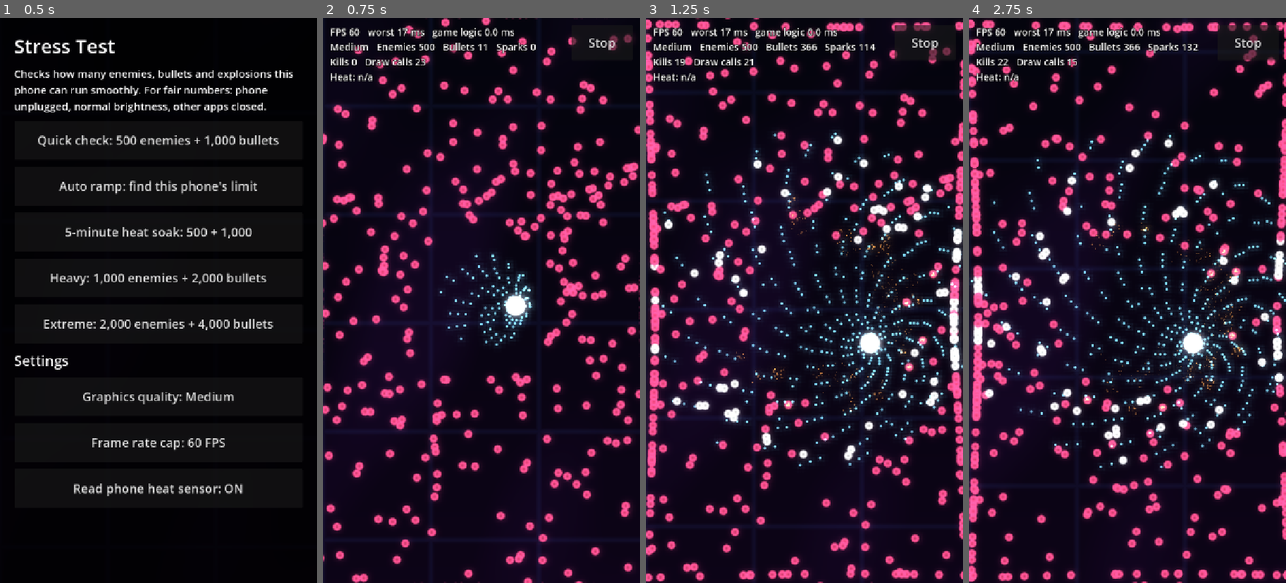
Above: before the commit, frames 1-4 (left to right).
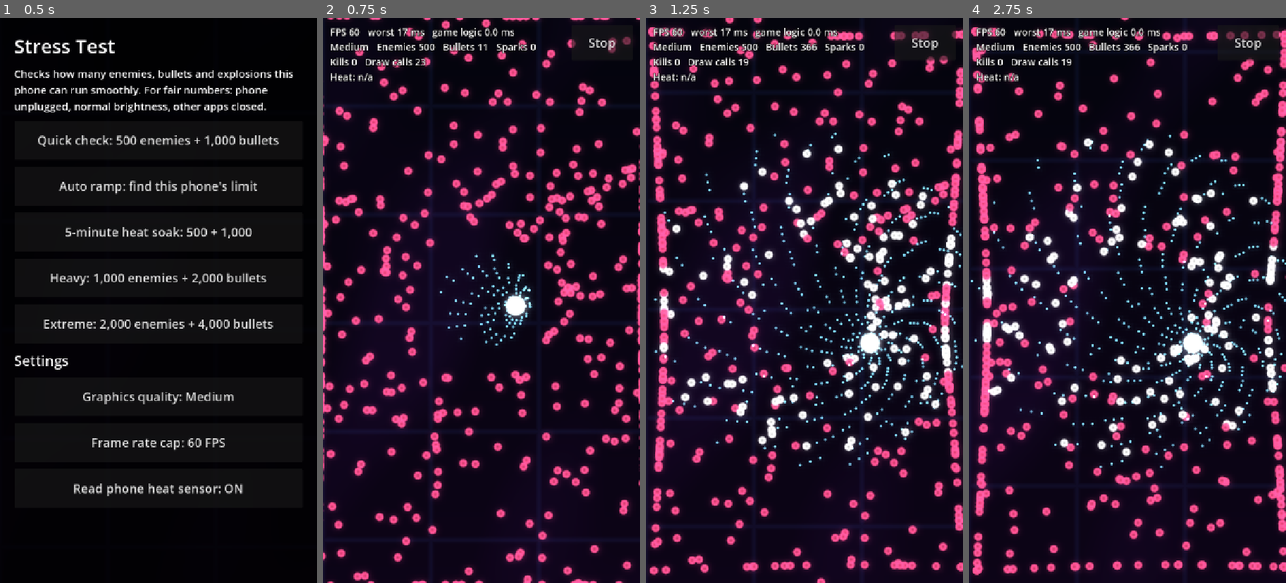
Above: after the commit, the same moments.

Repository: sachinpant3572/privateRepo
Game: Godot game, scene res://main.tscn
The game is run twice, just before and just after one commit, with the same random seed, the same clock (stepped at 60 frames per second) and the same inputs.
Inputs:
- Up to frame 1 (0.5 s): no input
- Up to frame 2 (0.75 s): click "Quick check: 500 enemies + 1,…" at 0.5 s
- Up to frame 3 (1.25 s): no input
- Up to frame 4 (2.75 s): click "Stop" at 1.25 s; click "Quick check: 500 enemies + 1,…" at 2 s

Frame 1 is identical in both runs. In frame 2, 12% of the frame differs, in the area x 0-100%, y 0-100%; in frame 3, 27%; in frame 4, 25%.

Commit message:
Stress test: tune Ultra look from the first screenshots
Fringing and shake were maxed out all the time (about 1,500 kills a
second each adding shake), and overlapping bullets blew the glow out to
white. Lower per-kill shake, fringing and glow strength. Enemies now have
24 HP and move faster, so they push into the screen and explode in view
instead of dying at the edges. Smoke and screenshot runs last longer to
include kills.

Co-Authored-By: Claude Opus 5.5 <noreply@anthropic.com>
Claude-Session: https://claude.ai/code/session_016KD5VdDb5q589jPZWgoF3X

Diff:
--- a/games/stress-test/fx.gd
+++ b/games/stress-test/fx.gd
@@ -9,13 +9,13 @@
 
 const TIERS := {
 	"Low": {"glow": 0.0, "glow_strength": 0.0, "trails": false, "sparks": 4, "rings": 0, "background": 0.0, "post": false, "fps_cap": 30},
-	"Medium": {"glow": 0.35, "glow_strength": 0.9, "trails": false, "sparks": 6, "rings": 0, "background": 0.5, "post": false, "fps_cap": 60},
-	"High": {"glow": 0.5, "glow_strength": 1.1, "trails": true, "sparks": 10, "rings": 150, "background": 1.0, "post": false, "fps_cap": 60},
-	"Ultra": {"glow": 1.0, "glow_strength": 1.3, "trails": true, "sparks": 16, "rings": 400, "background": 1.0, "post": true, "fps_cap": 0},
+	"Medium": {"glow": 0.35, "glow_strength": 0.7, "trails": false, "sparks": 6, "rings": 0, "background": 0.5, "post": false, "fps_cap": 60},
+	"High": {"glow": 0.5, "glow_strength": 0.8, "trails": true, "sparks": 10, "rings": 150, "background": 1.0, "post": false, "fps_cap": 60},
+	"Ultra": {"glow": 1.0, "glow_strength": 0.9, "trails": true, "sparks": 16, "rings": 400, "background": 1.0, "post": true, "fps_cap": 0},
 }
 const ORDER := ["Low", "Medium", "High", "Ultra"]
-const ABERRATION := 0.004
-const ABERRATION_SHAKE := 0.05
+const ABERRATION := 0.0025
+const ABERRATION_SHAKE := 0.01
 
 var tier: Dictionary = TIERS["Ultra"]
 var glow_scale := 0.0
--- a/games/stress-test/main.gd
+++ b/games/stress-test/main.gd
@@ -9,9 +9,11 @@
 const ENEMY_RADIUS := 11.0
 const BULLET_RADIUS := 4.0
 const PARTICLE_RADIUS := 3.0
-const ENEMY_SPEED := 60.0
-const ENEMY_HP := 3
-const HIT_COOLDOWN := 0.08
+const ENEMY_SPEED := 90.0
+# Enough health that enemies push into the screen before dying, so the
+# explosions happen in view rather than at the edges.
+const ENEMY_HP := 24
+const HIT_COOLDOWN := 0.1
 const BULLET_SPEED := 560.0
 const BULLET_LIFE := 1.5
 const BULLET_STREAMS := 6
@@ -139,8 +141,8 @@
 	smoke = "--smoke" in args or shots_dir != ""
 	world = Node2D.new()
 	add_child(world)
-	enemy_mm = _make_layer(_circle_texture(64, 0.62, 0.35), ENEMY_RADIUS, false, Color(0.35, 0.35, 0.35))
-	bullet_mm = _make_layer(_circle_texture(32, 0.35, 0.0), BULLET_RADIUS, true, Color.WHITE)
+	enemy_mm = _make_layer(_circle_texture(64, 0.62, 0.35), ENEMY_RADIUS, false, Color(0.45, 0.45, 0.45))
+	bullet_mm = _make_layer(_circle_texture(32, 0.35, 0.0), BULLET_RADIUS, true, Color(0.5, 0.5, 0.5))
 	particle_mm = _make_layer(_circle_texture(16, 0.0, 0.0), PARTICLE_RADIUS, true, Color.WHITE)
 	ring_mm = _make_layer(_ring_texture(64), RING_RADIUS, true, Color.WHITE)
 	player_sprite = Sprite2D.new()
@@ -472,7 +474,7 @@
 		return
 	kills += 1
 	_burst(e_pos[j])
-	trauma = minf(trauma + 0.004, 0.3)
+	trauma = minf(trauma + 0.002, 0.25)
 	_spawn_enemy(j, false)
 
 
@@ -855,7 +857,7 @@
 	print("SMOKE: start")
 	_set_quality("Ultra")
 	_start(Mode.FIXED, 2000, 4000)
-	await _frames(180)
+	await _frames(360)
 	print("SMOKE: fixed enemies=%d bullets=%d particles=%d kills=%d logic_ms=%.2f" % [e_count, b_count, p_count, kills, sim_ms])
 	if not _check(e_count == 2000 and b_count > 1000 and kills > 0, "fixed load is running"):
 		return
@@ -886,7 +888,7 @@
 	for tier_name in FX.ORDER:
 		_set_quality(tier_name)
 		_start(Mode.FIXED, 1000, 2000)
-		await _frames(150)
+		await _frames(420)
 		await RenderingServer.frame_post_draw
 		var path := dir.path_join("%s.png" % tier_name.to_lower())
 		get_viewport().get_texture().get_image().save_png(path)
